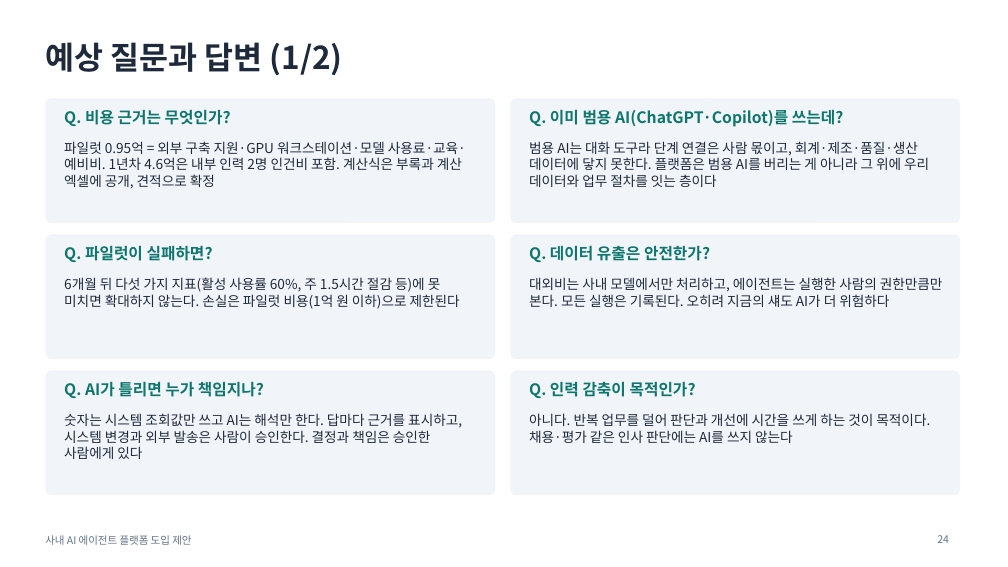
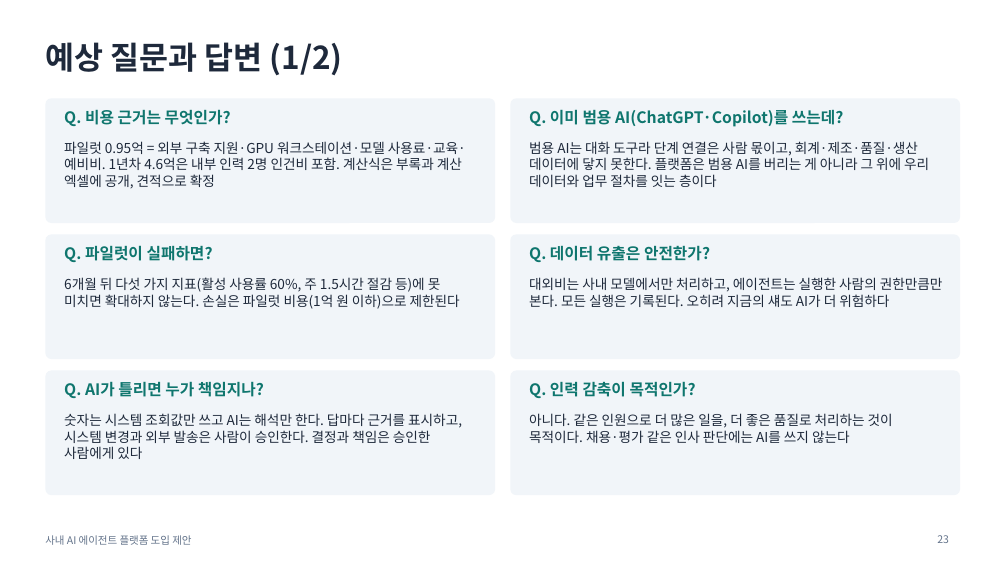
Before and after one commit to lucky-sugar-park/tech-review, a slide deck: slide 23 of proposal/ai-agent-platform-proposal-v2.pptx (slide 24 before the commit). Drawn at 1008x567 pixels with LibreOffice and Linux fonts; fonts in the diff are those of the drawing. Boxes give left, top, right and bottom in pixels: in the first picture for what was removed or moved away, otherwise in the second. Text is boxed around its words. In the diff, an @@ line names an element or a change of style, - is before the commit and + after.

```diff
--- a/proposal/ai-agent-platform-proposal-v2.pptx
+++ b/proposal/ai-agent-platform-proposal-v2.pptx
@@ text at (529, 413, 893, 443): text changed @@
-아니다. 반복 업무를 덜어 판단과 개선에 시간을 쓰게 하는 것이 목적이다. 채용·평가 같은 인사 판단에는 AI를 쓰지 않는다
+아니다. 같은 인원으로 더 많은 일을, 더 좋은 품질로 처리하는 것이 목적이다. 채용·평가 같은 인사 판단에는 AI를 쓰지 않는다
@@ page number at (937, 535, 949, 543): text changed @@
-24
+23
```
Also in this commit, not shown: 4 other slides changed, 1 slide removed, 3 other files.
